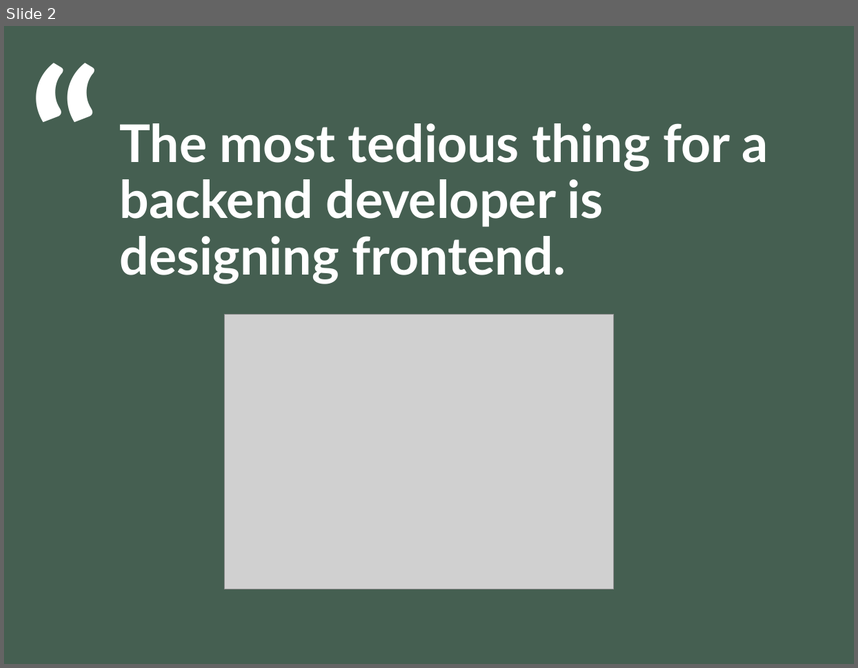
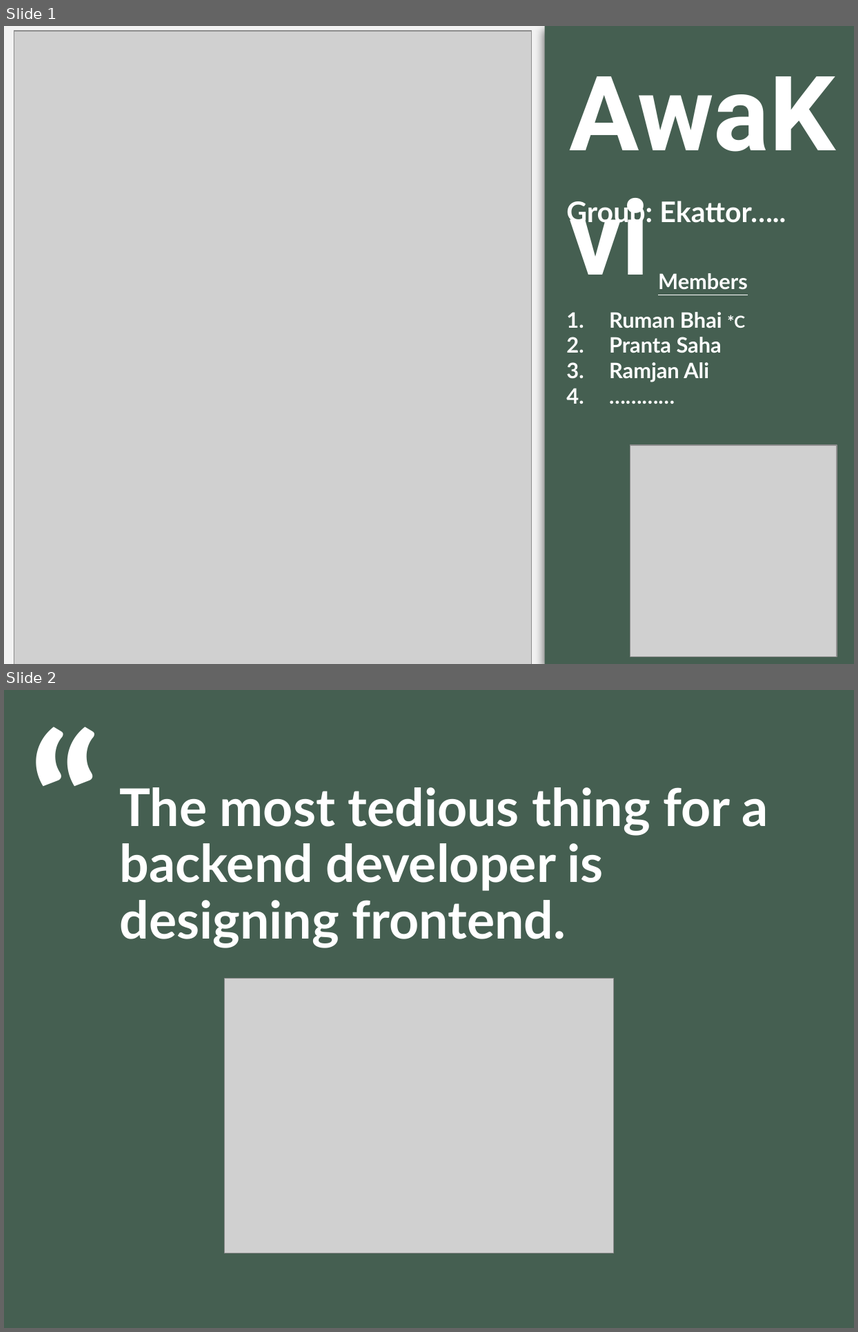
Before and after one commit to sahapranta/bitm_xm, a slide deck: presentation/Presentation2.pptx. Shown one above the other, each under a label of ours: slide 2 before the commit, slides 1 and 2 after it. The pictures are 858x668 and 858x1332 pixels, drawn with LibreOffice and Linux fonts; fonts in the diff are those of the drawing; grey boxes stand for pictures. Boxes give left, top, right and bottom in pixels: in the first picture for what was removed or moved away, otherwise in the second. Text is boxed around its words. In the diff, an @@ line names an element or a change of style, - is before the commit and + after.

```diff
--- a/presentation/Presentation2.pptx
+++ b/presentation/Presentation2.pptx
@@ slide 1 added at [4,26,854,664], background #F2F2F2 @@
@@ picture added at [14,31,532,664] @@
@@ rectangle added at [545,26,854,664], fill #455F51 @@
@@ text added at [561,42,850,176], 88 pt, text #FFFFFF, bold @@
+AwaKvi
@@ text added at [566,198,786,382], 18 pt, text #FFFFFF, bold @@
+Group: Ekattor…..
+Members
+1. Ruman Bhai *C
+2. Pranta Saha
+3. Ramjan Ali
+4. …………
@@ picture added at [631,445,837,657] @@
```
Also in this commit, not shown: 1 slide removed, 2 other files.
